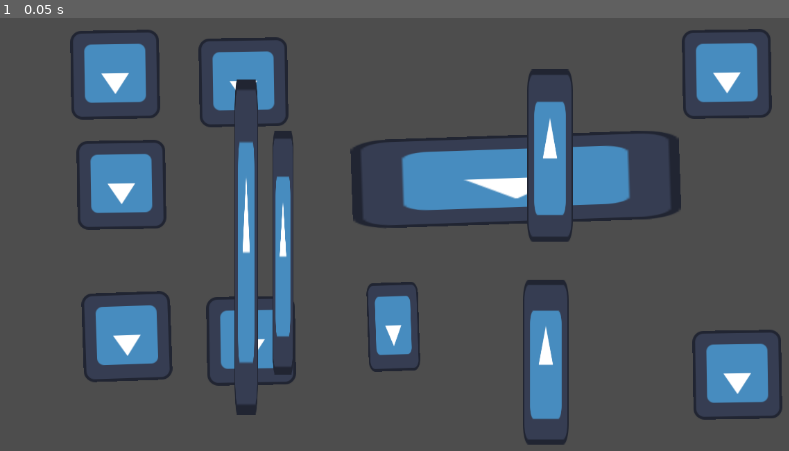
Above: before the commit, frame 1.
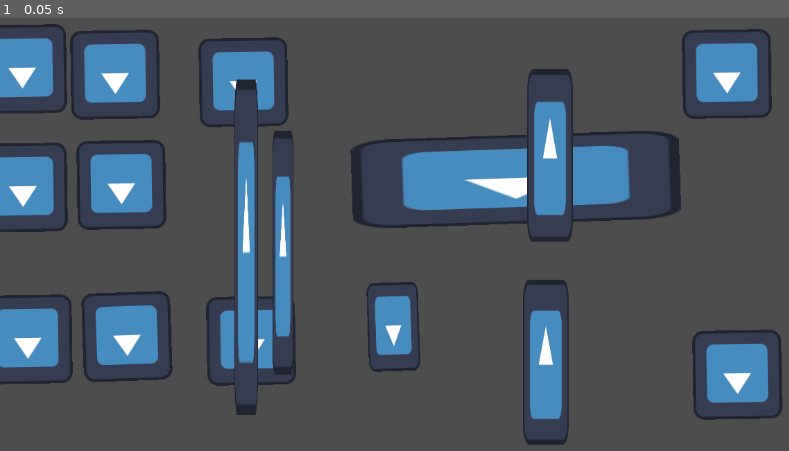
Above: after the commit, the same moment.

Repository: Aaron-C63/Pinky-Vs-BrAIn
Game: Godot game, scene res://Scenes/Test Scene 2.tscn
Same seed, same stepped clock (60 frames per second), same inputs: the game is played once before the commit and once after it. The project has no main scene, so this scene is started directly. The engine's default icon, where the game draws it, is replaced by a stand-in: a white triangle on a blue panel in a dark square.
Inputs:
- Up to frame 1 (0.05 s): no input

The runs differ from the first frame. In frame 1, 3.4% of the frame differs, in the area x 0-10%, y 1-85%.

Commit message:
Test Split Merge

Diff:
--- a/Scenes/Test Scene 2.tscn
+++ b/Scenes/Test Scene 2.tscn
@@ -11,6 +11,21 @@
 
 [node name="Icon7" type="Sprite2D" parent="."]
 position = Vector2(166, 89)
+rotation = 3.12599
+texture = ExtResource("1_bngky")
+
+[node name="Icon12" type="Sprite2D" parent="."]
+position = Vector2(32, 81)
+rotation = 3.12599
+texture = ExtResource("1_bngky")
+
+[node name="Icon13" type="Sprite2D" parent="."]
+position = Vector2(33, 252)
+rotation = 3.12599
+texture = ExtResource("1_bngky")
+
+[node name="Icon14" type="Sprite2D" parent="."]
+position = Vector2(40, 471)
 rotation = 3.12599
 texture = ExtResource("1_bngky")
 
